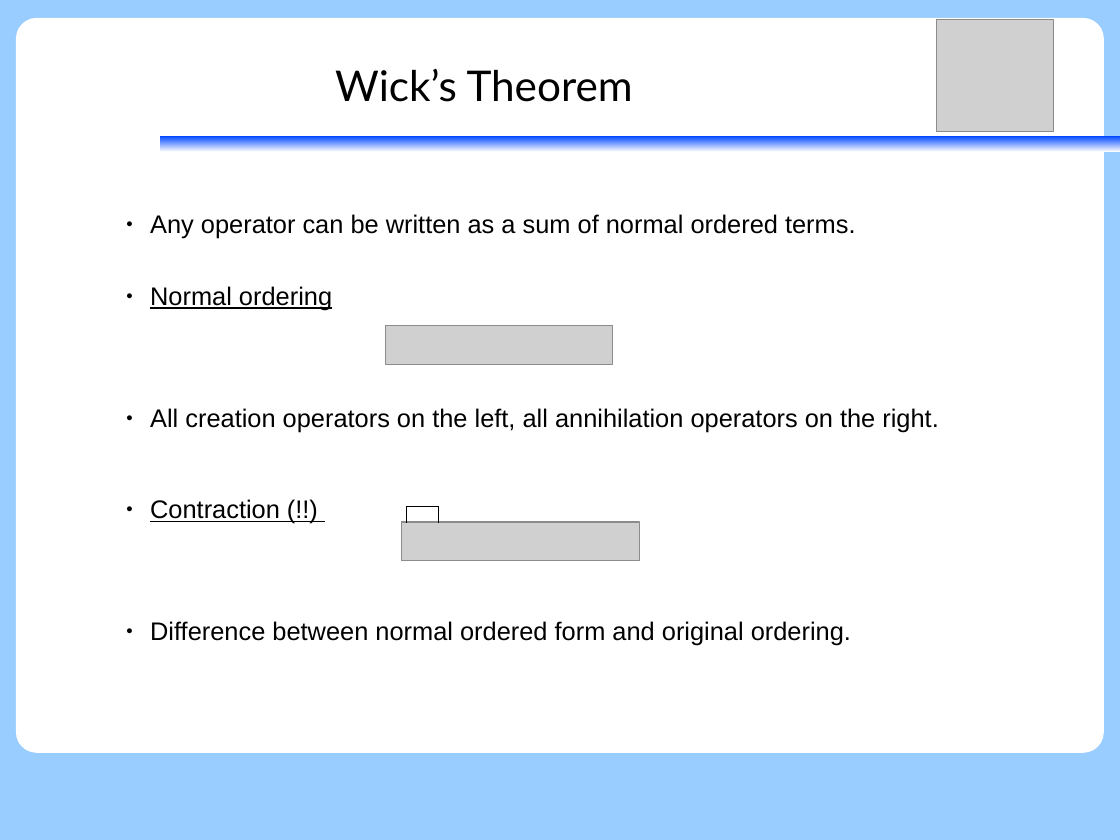
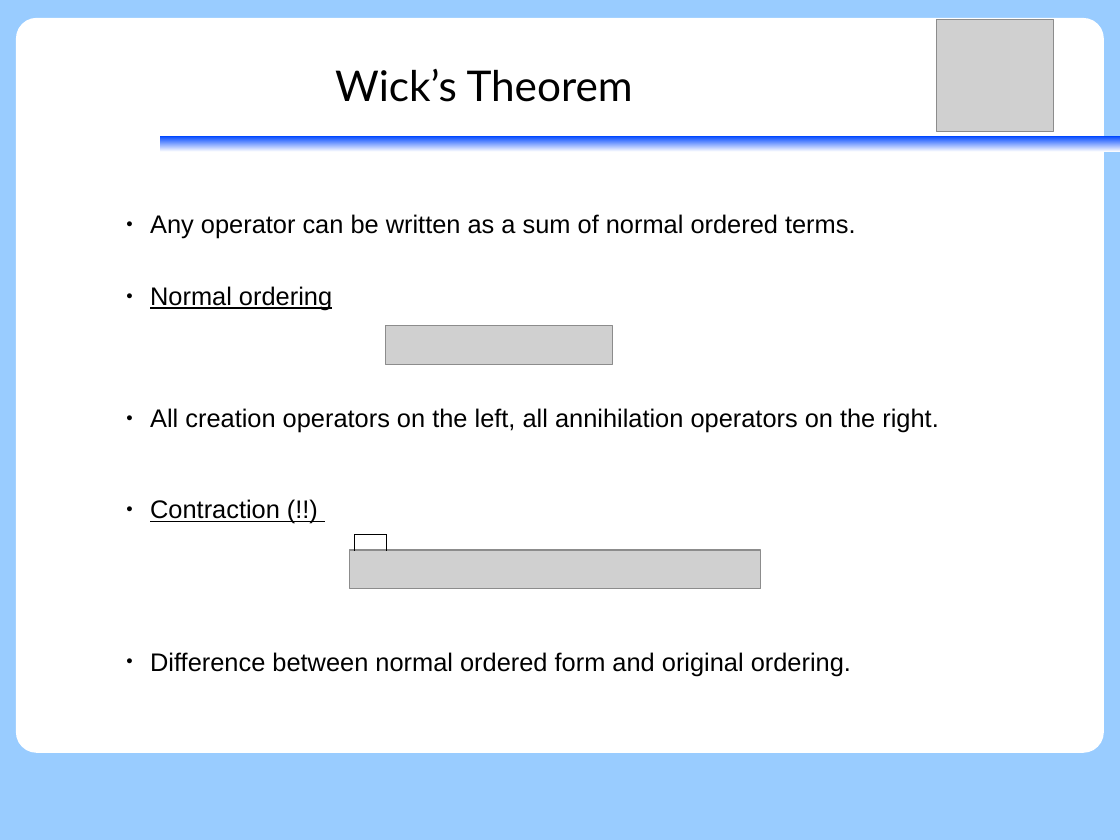
Before and after one commit to peterjohncherry/Presentations-etc, a slide deck: slide 31 of SGROUP_28062017/28062017_peter_relxms-caspt2-ci_seperation.odp (slide 55 before the commit). Drawn at 1120x840 pixels with LibreOffice and Linux fonts; fonts in the diff are those of the drawing; grey boxes stand for pictures. Boxes give left, top, right and bottom in pixels: in the first picture for what was removed or moved away, otherwise in the second. Text is boxed around its words. In the diff, an @@ line names an element or a change of style, - is before the commit and + after.

```diff
--- a/SGROUP_28062017/28062017_peter_relxms-caspt2-ci_seperation.odp
+++ b/SGROUP_28062017/28062017_peter_relxms-caspt2-ci_seperation.odp
@@ text "Normal ordering" rewrapped from (150,286,938,646) to (150,286,938,676) @@
@@ line moved from (407, 506) - (438, 506) to (355, 535) - (386, 535) @@
@@ line moved from (438, 522) - (438, 506) to (355, 550) - (355, 535) @@
@@ line moved from (407, 522) - (407, 506) to (386, 550) - (386, 535) @@
@@ picture: place and size @@
-picture at (401,522,639,561)
+picture at (350,550,760,588)
```
Also in this commit, not shown: 11 other slides changed, 28 slides added, 5 slides removed, 1 other file.
